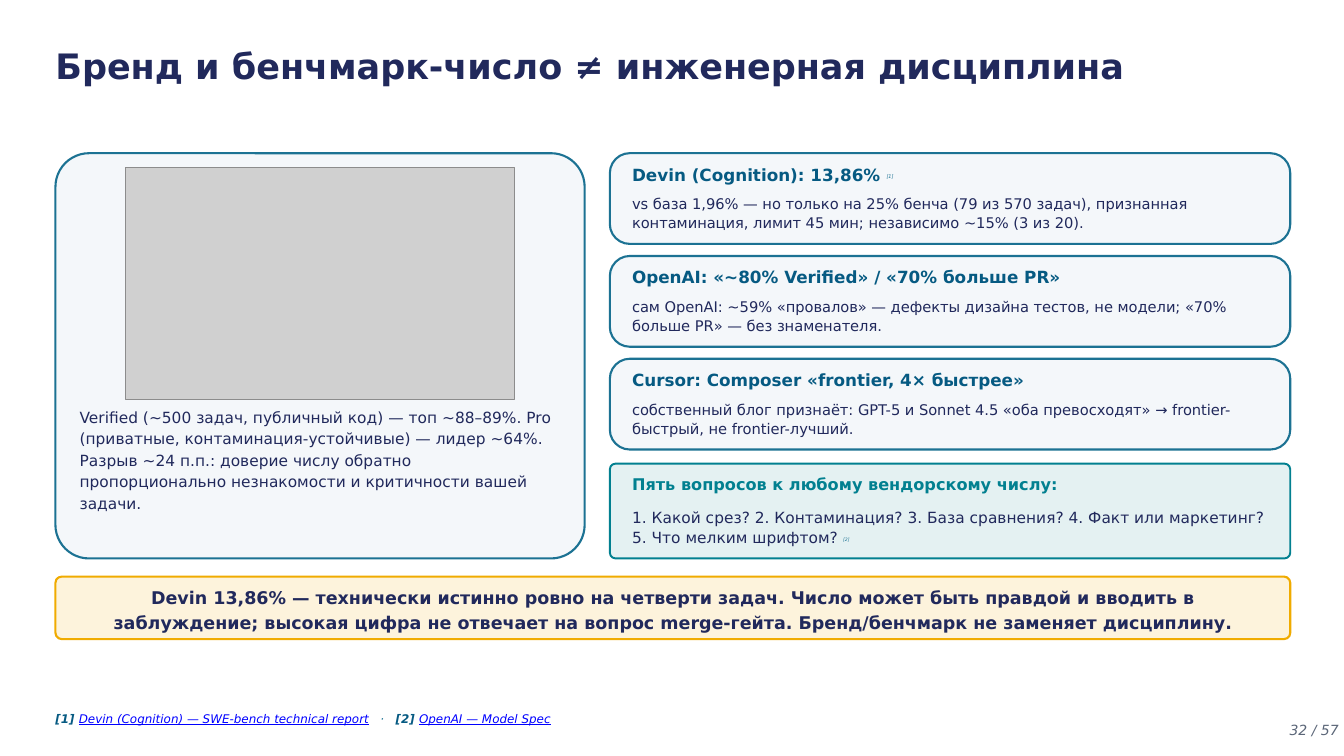
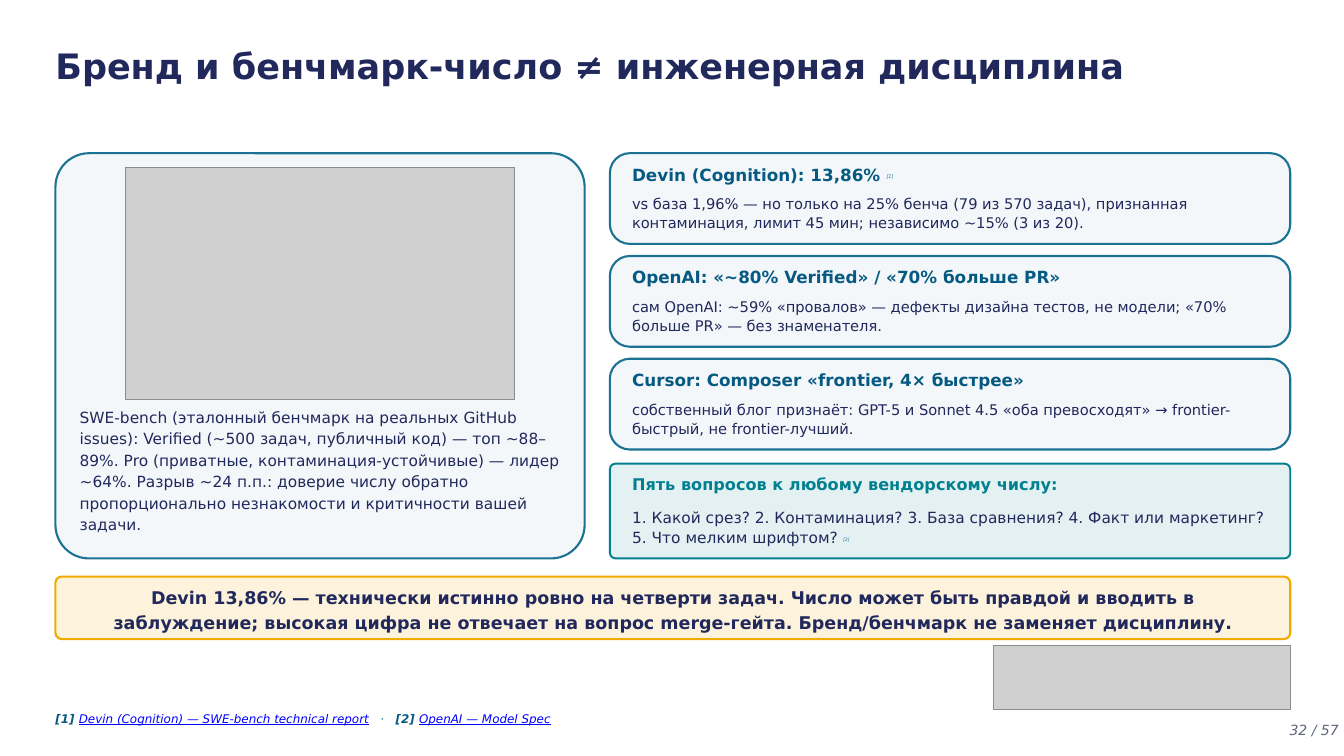
Before and after one commit to tellina-study/AI-usage-lessons, a slide deck: slide 32 of library/lectures/lec-04/rendered/lec-04.pptx. Drawn at 1344x756 pixels with LibreOffice and Linux fonts; fonts in the diff are those of the drawing; grey boxes stand for pictures. Boxes give left, top, right and bottom in pixels: in the first picture for what was removed or moved away, otherwise in the second. Text is boxed around its words. In the diff, an @@ line names an element or a change of style, - is before the commit and + after.

```diff
--- a/library/lectures/lec-04/rendered/lec-04.pptx
+++ b/library/lectures/lec-04/rendered/lec-04.pptx
@@ text at box(80, 411, 559, 532): text changed @@
-Verified (~500 задач, публичный код) — топ ~88–89%. Pro (приватные, контаминация-устойчивые) — лидер ~64%. Разрыв ~24 п.п.: доверие числу обратно пропорционально незнакомости и критичности вашей задачи.
+SWE-bench (эталонный бенчмарк на реальных GitHub issues): Verified (~500 задач, публичный код) — топ ~88–89%. Pro (приватные, контаминация-устойчивые) — лидер ~64%. Разрыв ~24 п.п.: доверие числу обратно пропорционально незнакомости и критичности вашей задачи.
@@ picture added at box(994, 645, 1291, 710) @@
```
Also in this commit, not shown: 15 other slides changed, 59 other files.
